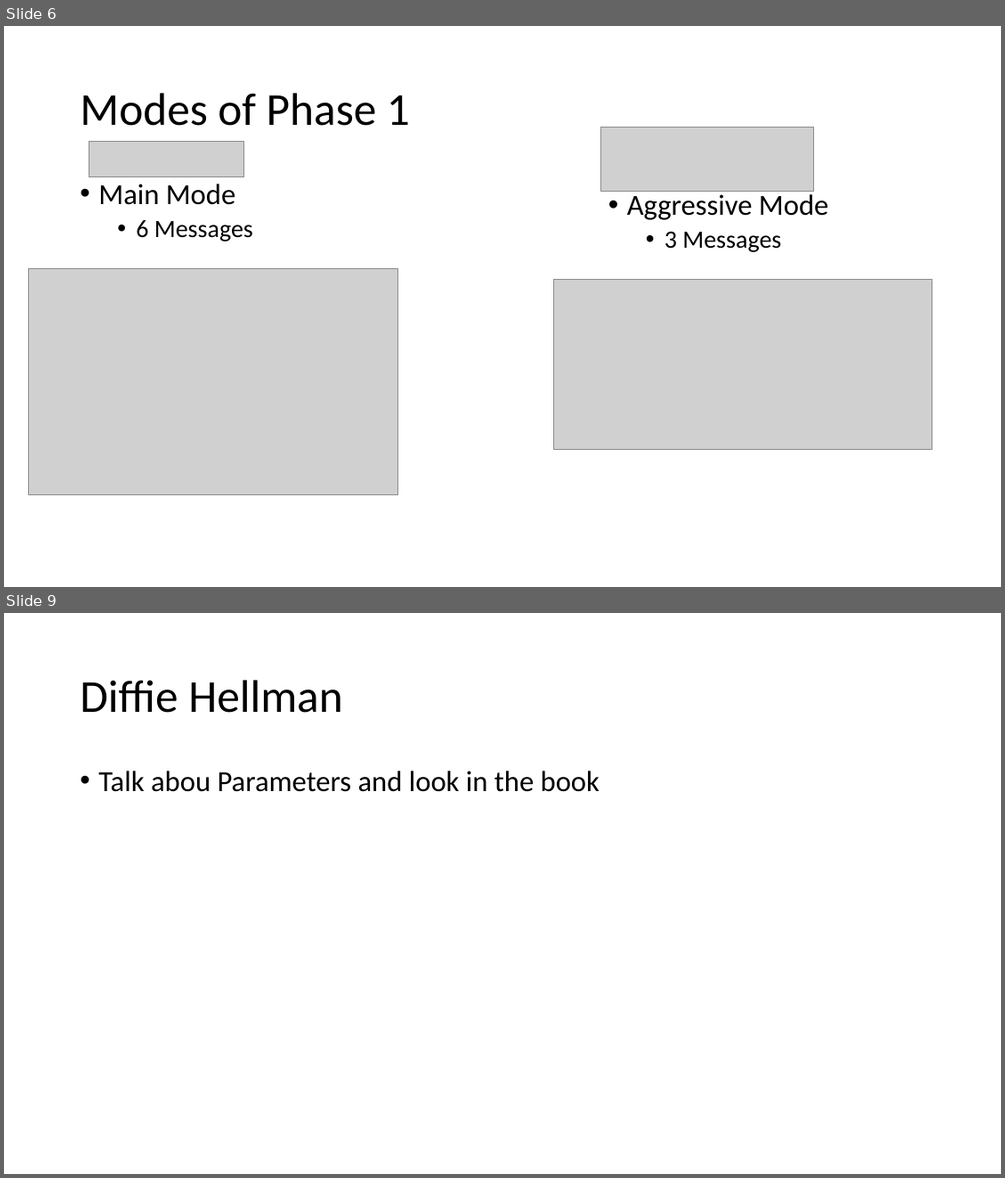
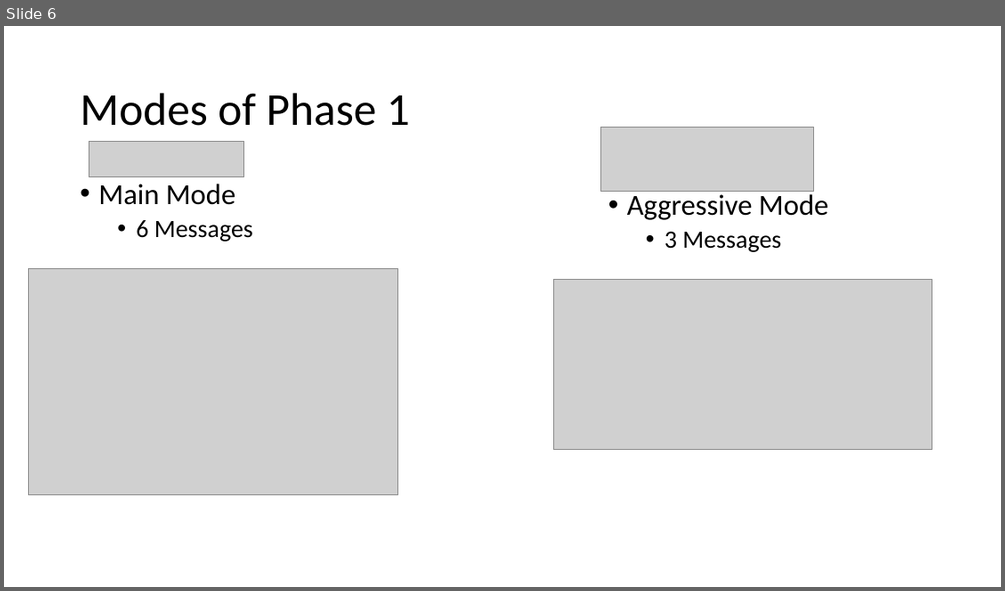
Before and after one commit to ndbellew/AppliedCryptography, a slide deck: Assignments/InternetKeyExchange/Internet Key Exchange.pptx. Shown one above the other, each under a label of ours: slides 6 and 9 before the commit, slide 6 after it; the slides between them are not shown. The pictures are 1005x1178 and 1005x591 pixels, drawn with LibreOffice and Linux fonts; fonts in the diff are those of the drawing; grey boxes stand for pictures. Boxes give left, top, right and bottom in pixels: in the first picture for what was removed or moved away, otherwise in the second. Text is boxed around its words. In the diff, an @@ line names an element or a change of style, - is before the commit and + after.

```diff
--- a/Assignments/InternetKeyExchange/Internet Key Exchange.pptx
+++ b/Assignments/InternetKeyExchange/Internet Key Exchange.pptx
@@ slide 9 removed at [4,613,1001,1174], background #FFFFFF @@
@@ title removed at [80,680,342,713] @@
-Diffie Hellman
@@ text removed at [98,771,599,792] @@
-• Talk abou Parameters and look in the book
```
Also in this commit, not shown: 6 slides changed, 6 slides added, 3 other slides removed.
